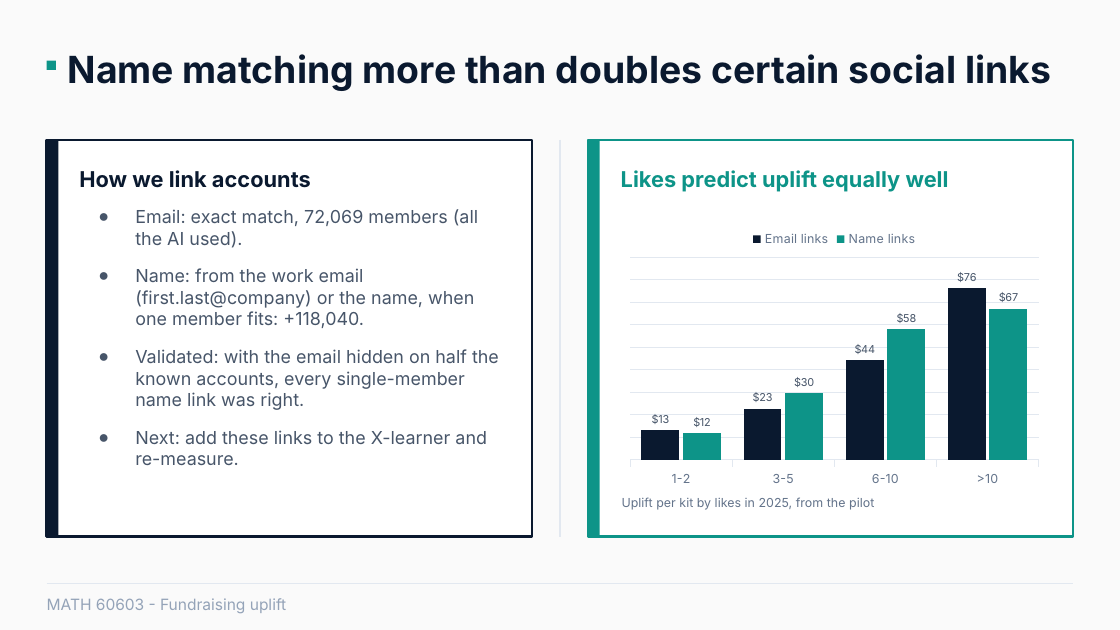
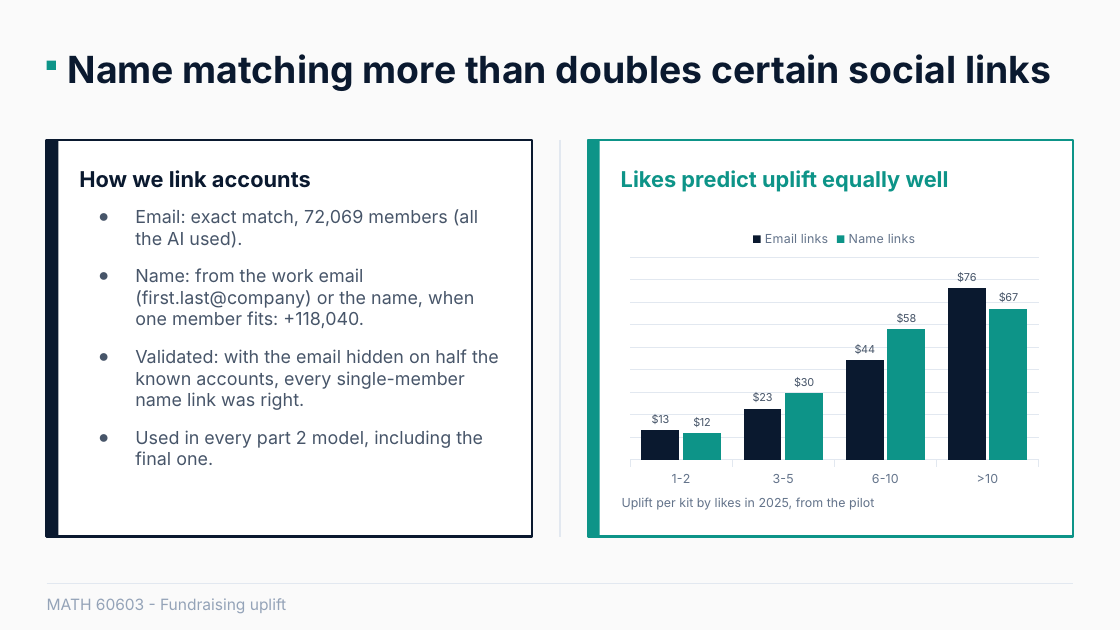
Before and after one commit to JonasRocha189/statistical-learning-project-group, a slide deck: slide 9 of MATH 60603 Statistical Learning - revised.pptx. Drawn at 1120x630 pixels with LibreOffice and Linux fonts; fonts in the diff are those of the drawing. Boxes give left, top, right and bottom in pixels: in the first picture for what was removed or moved away, otherwise in the second. Text is boxed around its words. In the diff, an @@ line names an element or a change of style, - is before the commit and + after.

```diff
--- a/MATH 60603 Statistical Learning - revised.pptx
+++ b/MATH 60603 Statistical Learning - revised.pptx
@@ text at (x1=135, y1=430, x2=483, y2=465): text changed @@
-● Next: add these links to the X-learner and re-measure.
+● Used in every part 2 model, including the final one.
```
Also in this commit, not shown: 10 other slides changed, 4 other files.
